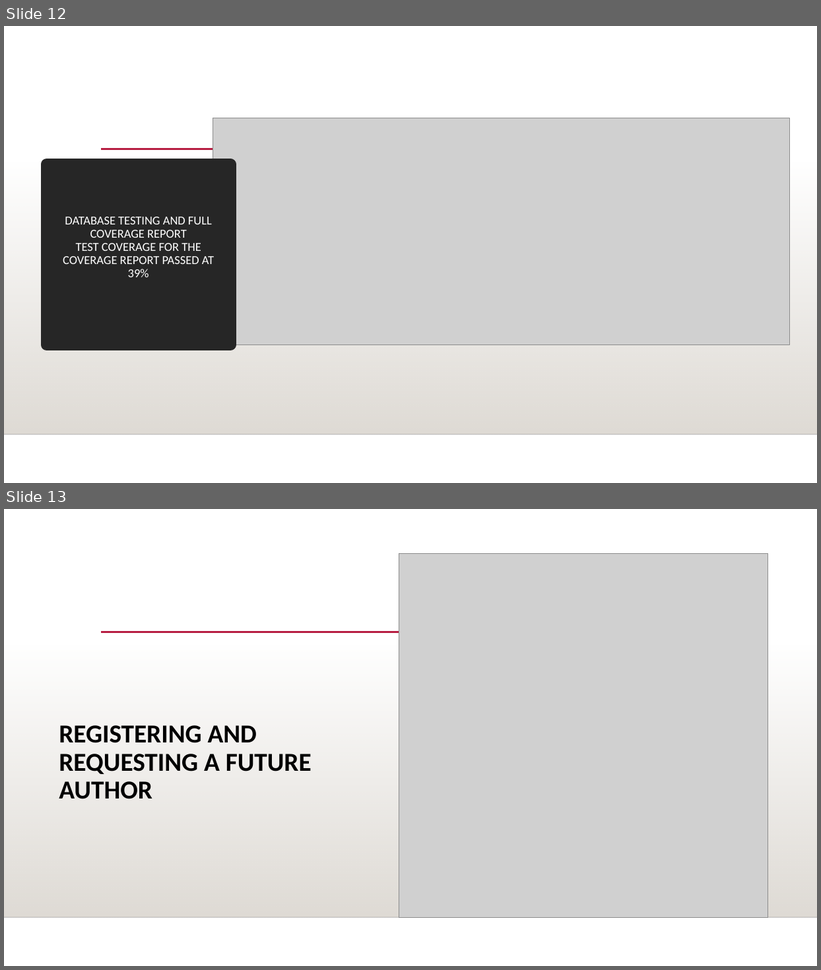
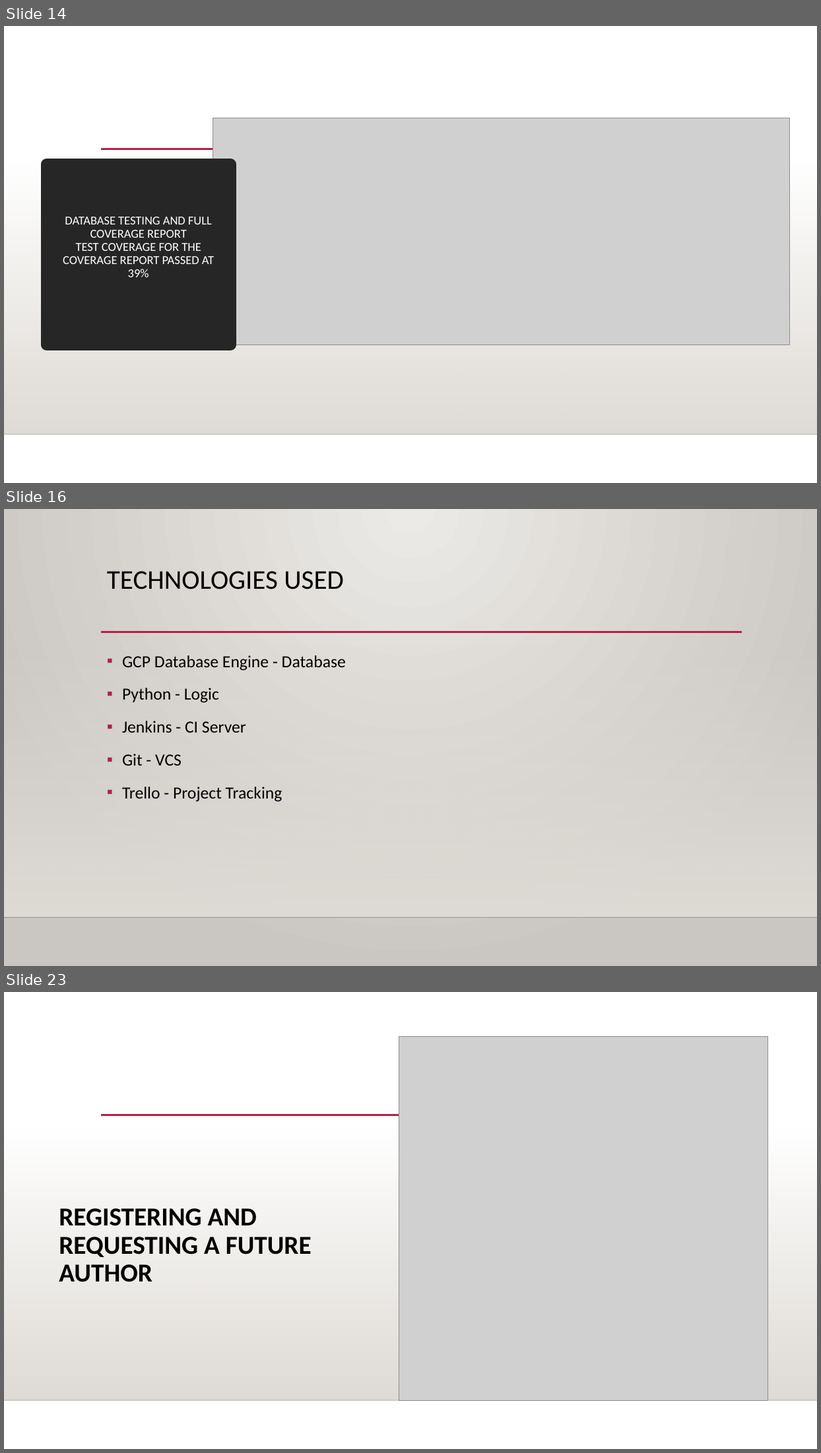
Before and after one commit to Shana12345/ChristianWeb, a slide deck: OOP Based Application.pptx. Shown one above the other, each under a label of ours: slides 12 and 13 before the commit, slides 14, 16 and 23 after it; the slides between them are not shown. The pictures are 821x970 and 821x1453 pixels, drawn with LibreOffice and Linux fonts; fonts in the diff are those of the drawing; grey boxes stand for pictures; background and template pictures are left out. Boxes give left, top, right and bottom in pixels: in the first picture for what was removed or moved away, otherwise in the second. Text is boxed around its words. In the diff, an @@ line names an element or a change of style, - is before the commit and + after.

```diff
--- a/OOP Based Application.pptx
+++ b/OOP Based Application.pptx
@@ slide 16 added at [4, 509, 817, 966], background gradient #ECEAE7 to #CAC7C1; not listed: 3 template elements that a slide beside it also shows @@
@@ title added at [107, 571, 344, 590], 32 pt, text #000000 @@
+TECHNOLOGIES USED
@@ text added at [122, 656, 346, 802], 20 pt, text #000000 @@
+▪ GCP Database Engine - Database
+▪ Python - Logic
+▪ Jenkins - CI Server
+▪ Git - VCS
+▪ Trello - Project Tracking
@@ what was slide 12 is now slide 14 @@
@@ what was slide 13 is now slide 23 @@
```
Also in this commit, not shown: 3 slides changed, 12 other slides added.
